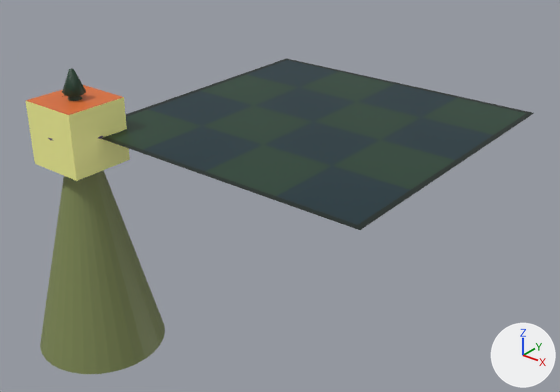
The glTF model www/scene.glb as it was, and as the next commit left it.
Rendered twice from a 50 mm lens placed at (18.26, -13.22, 8.36), pointed at (4.23, 4.32, -2.52). Arrows for +X, +Y and +Z are at lower right; the lights stay in place. The first picture is the older version. Vertices at exactly the same position are counted once.

In view in the first picture: 'Cube', 'Grass', 'Item_tree', 'ufo'.
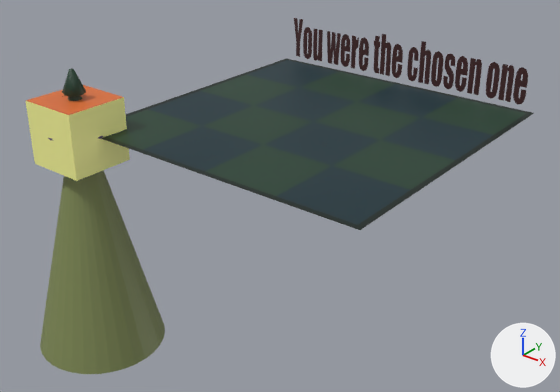
Patch to the scene script:
```diff
--- a/www/scene.glb.py
+++ b/www/scene.glb.py
@@ me_plane_001 @@
 # used by ob_grass; location = (0.0, 0.0, 0.0)
-me_plane_001.from_pydata(...)  # 29 vertices, 52 faces; spans x 0.0..10.0, y 0.0..10.0, z 0.0
+me_plane_001.from_pydata(...)  # 471 vertices, 472 faces; spans x 0.0..10.0, y 0.0..10.0, z 0.0..1.63
+# me_plane_001 part 1: 442 vertices added at x 0.35..9.64, y 10.0, z 0.16..1.63
 me_plane_001.materials.append(mat_material_001)
```

What differs and where, as boxes [x1, y1, x2, y2] in the pictures (560 x 392 px):
'Grass', reshaped (23% taller)
    before: [101, 58, 534, 230]
    after: [101, 18, 534, 230]
part 1 of me_plane_001, added (brown)
    after: [294, 18, 528, 104]
